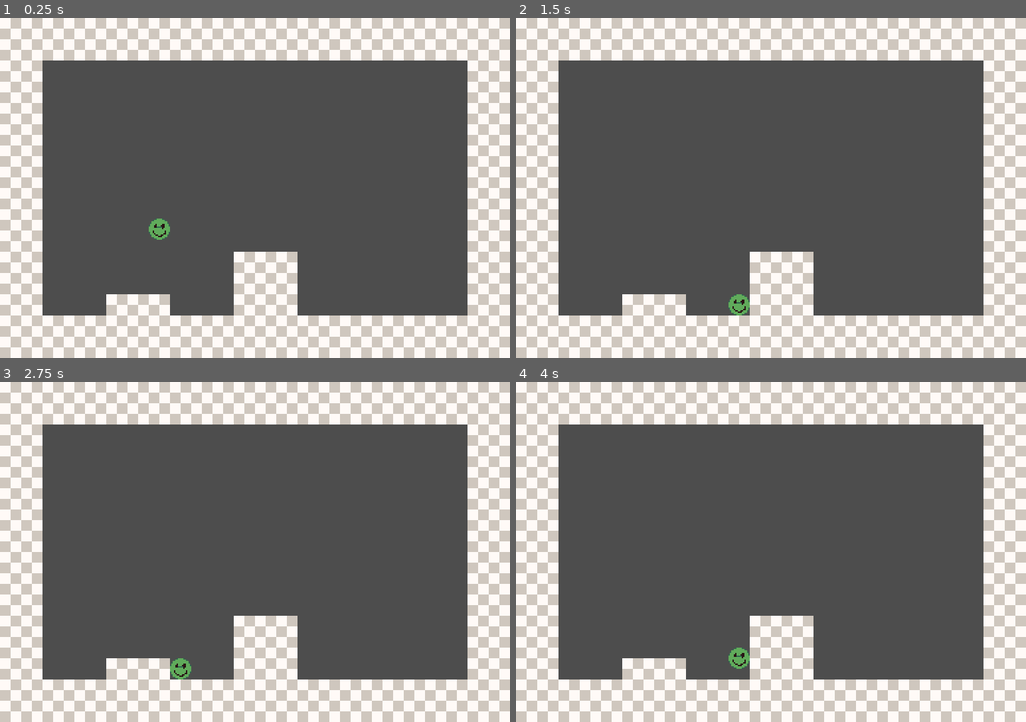
Above: before the commit, frames 1-4 (two rows, left to right).
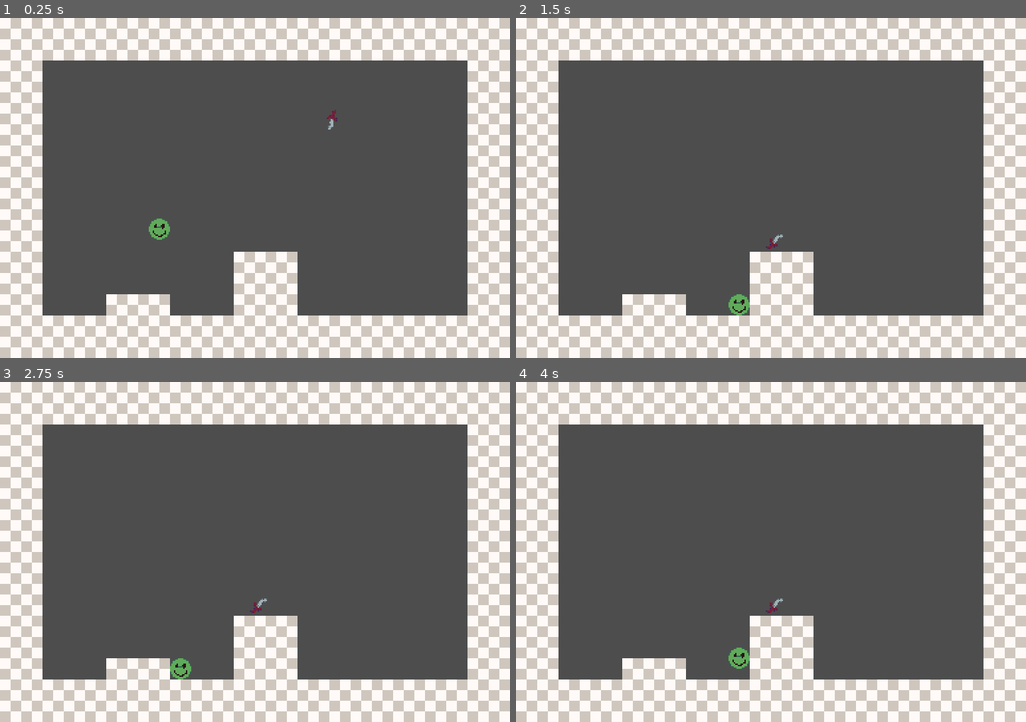
Above: after the commit, the same moments.

Repository: LordOfCheese1/project-hell
Game: Godot game, scene res://scenes/testing.tscn
Two runs of this game, one before a commit and one after it. Both use one fixed random seed, a clock stepped at 60 frames per second and the inputs below.
Inputs:
- Up to frame 1 (0.25 s): no input
- Up to frame 2 (1.5 s): hold D (right) from 0.53 s (still down); tap W (jump) at 0.77 s
- Up to frame 3 (2.75 s): tap W (jump) at 1.52 s; release D (right) at 2.03 s; hold A (left) from 2.03 s (still down)
- Up to frame 4 (4 s): tap Enter at 2.75 s; release A (left) at 2.78 s; hold D (right) from 2.78 s (still down); tap W (jump) at 3.02, 3.77 s

The runs differ from the first frame. In frame 1, less than 0.1% of the frame differs, in the area x 64-67%, y 26-33%; in frame 2, less than 0.1%; in frame 3, less than 0.1%; in frame 4, less than 0.1%.

Commit message:
added item class

Diff:
--- /dev/null
+++ b/prefabs/items/dagger.tscn
@@ -0,0 +1,20 @@
+[gd_scene load_steps=4 format=3 uid="uid://b14gfsdlfvhmm"]
+
+[ext_resource type="Script" path="res://scripts/items/dagger.gd" id="1_710lg"]
+[ext_resource type="Texture2D" uid="uid://ldtlqltqfngi" path="res://textures/items/dagger.png" id="2_0cr1f"]
+
+[sub_resource type="RectangleShape2D" id="RectangleShape2D_45om3"]
+size = Vector2(16, 8)
+
+[node name="dagger" type="Area2D"]
+script = ExtResource("1_710lg")
+
+[node name="Sprite2D" type="Sprite2D" parent="."]
+texture = ExtResource("2_0cr1f")
+
+[node name="CollisionShape2D" type="CollisionShape2D" parent="."]
+shape = SubResource("RectangleShape2D_45om3")
+
+[connection signal="body_entered" from="." to="." method="_on_body_entered"]
+[connection signal="body_exited" from="." to="." method="_on_body_exited"]
+[connection signal="used" from="." to="." method="_on_used"]
--- a/prefabs/world/walls.tscn
+++ b/prefabs/world/walls.tscn
@@ -1,6 +1,7 @@
-[gd_scene load_steps=4 format=3 uid="uid://brpr7evsluafp"]
+[gd_scene load_steps=5 format=3 uid="uid://brpr7evsluafp"]
 
 [ext_resource type="Texture2D" uid="uid://j275ccufwqny" path="res://textures/testing/tile.png" id="1_y1ri3"]
+[ext_resource type="Script" path="res://scripts/world/walls.gd" id="2_sc5t7"]
 
 [sub_resource type="TileSetAtlasSource" id="TileSetAtlasSource_vqcco"]
 texture = ExtResource("1_y1ri3")
@@ -16,3 +17,4 @@
 [node name="walls" type="TileMap"]
 tile_set = SubResource("TileSet_a6n7p")
 format = 2
+script = ExtResource("2_sc5t7")
--- a/project.godot
+++ b/project.godot
@@ -29,12 +29,16 @@
 "deadzone": 0.5,
 "events": [Object(InputEventKey,"resource_local_to_scene":false,"resource_name":"","device":-1,"window_id":0,"alt_pressed":false,"shift_pressed":false,"ctrl_pressed":false,"meta_pressed":false,"pressed":false,"keycode":0,"physical_keycode":65,"key_label":0,"unicode":97,"echo":false,"script":null)
 , Object(InputEventKey,"resource_local_to_scene":false,"resource_name":"","device":-1,"window_id":0,"alt_pressed":false,"shift_pressed":false,"ctrl_pressed":false,"meta_pressed":false,"pressed":false,"keycode":0,"physical_keycode":4194319,"key_label":0,"unicode":0,"echo":false,"script":null)
+, Object(InputEventJoypadButton,"resource_local_to_scene":false,"resource_name":"","device":-1,"button_index":13,"pressure":0.0,"pressed":false,"script":null)
+, Object(InputEventJoypadMotion,"resource_local_to_scene":false,"resource_name":"","device":-1,"axis":0,"axis_value":-1.0,"script":null)
 ]
 }
 right={
 "deadzone": 0.5,
 "events": [Object(InputEventKey,"resource_local_to_scene":false,"resource_name":"","device":-1,"window_id":0,"alt_pressed":false,"shift_pressed":false,"ctrl_pressed":false,"meta_pressed":false,"pressed":false,"keycode":0,"physical_keycode":68,"key_label":0,"unicode":100,"echo":false,"script":null)
 , Object(InputEventKey,"resource_local_to_scene":false,"resource_name":"","device":-1,"window_id":0,"alt_pressed":false,"shift_pressed":false,"ctrl_pressed":false,"meta_pressed":false,"pressed":false,"keycode":0,"physical_keycode":4194321,"key_label":0,"unicode":0,"echo":false,"script":null)
+, Object(InputEventJoypadButton,"resource_local_to_scene":false,"resource_name":"","device":-1,"button_index":14,"pressure":0.0,"pressed":false,"script":null)
+, Object(InputEventJoypadMotion,"resource_local_to_scene":false,"resource_name":"","device":-1,"axis":0,"axis_value":1.0,"script":null)
 ]
 }
 jump={
@@ -42,6 +46,8 @@
 "events": [Object(InputEventKey,"resource_local_to_scene":false,"resource_name":"","device":-1,"window_id":0,"alt_pressed":false,"shift_pressed":false,"ctrl_pressed":false,"meta_pressed":false,"pressed":false,"keycode":0,"physical_keycode":87,"key_label":0,"unicode":119,"echo":false,"script":null)
 , Object(InputEventKey,"resource_local_to_scene":false,"resource_name":"","device":-1,"window_id":0,"alt_pressed":false,"shift_pressed":false,"ctrl_pressed":false,"meta_pressed":false,"pressed":false,"keycode":0,"physical_keycode":32,"key_label":0,"unicode":32,"echo":false,"script":null)
 , Object(InputEventKey,"resource_local_to_scene":false,"resource_name":"","device":-1,"window_id":0,"alt_pressed":false,"shift_pressed":false,"ctrl_pressed":false,"meta_pressed":false,"pressed":false,"keycode":0,"physical_keycode":4194320,"key_label":0,"unicode":0,"echo":false,"script":null)
+, Object(InputEventKey,"resource_local_to_scene":false,"resource_name":"","device":-1,"window_id":0,"alt_pressed":false,"shift_pressed":false,"ctrl_pressed":false,"meta_pressed":false,"pressed":false,"keycode":0,"physical_keycode":89,"key_label":0,"unicode":122,"echo":false,"script":null)
+, Object(InputEventJoypadButton,"resource_local_to_scene":false,"resource_name":"","device":-1,"button_index":0,"pressure":0.0,"pressed":false,"script":null)
 ]
 }
 
--- a/scenes/testing.tscn
+++ b/scenes/testing.tscn
@@ -1,7 +1,8 @@
-[gd_scene load_steps=3 format=3 uid="uid://ooqpsh4dbtp8"]
+[gd_scene load_steps=4 format=3 uid="uid://ooqpsh4dbtp8"]
 
 [ext_resource type="PackedScene" uid="uid://brpr7evsluafp" path="res://prefabs/world/walls.tscn" id="1_di5kh"]
 [ext_resource type="PackedScene" uid="uid://0oy3exnotukn" path="res://prefabs/entities/player.tscn" id="2_of53d"]
+[ext_resource type="PackedScene" uid="uid://b14gfsdlfvhmm" path="res://prefabs/items/dagger.tscn" id="3_jas43"]
 
 [node name="testing" type="Node2D"]
 
@@ -10,3 +11,6 @@
 
 [node name="player" parent="." instance=ExtResource("2_of53d")]
 position = Vector2(120, 143)
+
+[node name="dagger" parent="." instance=ExtResource("3_jas43")]
+position = Vector2(292, 61)
--- /dev/null
+++ b/scripts/classes/item_class.gd
@@ -0,0 +1,5 @@
+extends Area2D
+
+signal used
+var is_grabbed = false
+var gravity_pull = 550
--- a/scripts/entities/player.gd
+++ b/scripts/entities/player.gd
@@ -1,5 +1,4 @@
 extends "res://scripts/classes/entity_class.gd"
-
 
 var max_speed = 120
 var accel = 0.15
--- /dev/null
+++ b/scripts/items/dagger.gd
@@ -0,0 +1,36 @@
+extends "res://scripts/classes/item_class.gd"
+
+
+var velocity = Vector2()
+var touching_wall = false
+
+
+func _ready():
+	velocity.x = -180
+
+
+func _physics_process(delta):
+	position += velocity * delta
+
+	if !touching_wall:
+		velocity.y += gravity_pull * delta
+		rotation_degrees += velocity.y / 10
+	else:
+		velocity = Vector2(0, 0)
+
+	velocity.x = lerp(velocity.x, 0.0, 0.01)
+
+
+func _on_body_entered(body):
+	if body.is_in_group("wall"):
+		position.y -= velocity.y / 60
+		touching_wall = true
+
+
+func _on_body_exited(body):
+	if body.is_in_group("wall"):
+		touching_wall = false
+
+
+func _on_used():
+	visible = !visible
--- /dev/null
+++ b/scripts/world/walls.gd
@@ -0,0 +1,4 @@
+extends TileMap
+
+func _ready():
+	add_to_group("wall")
Binary file added: textures/items/dagger.png
Not shown, added: textures/items/dagger.png.import
